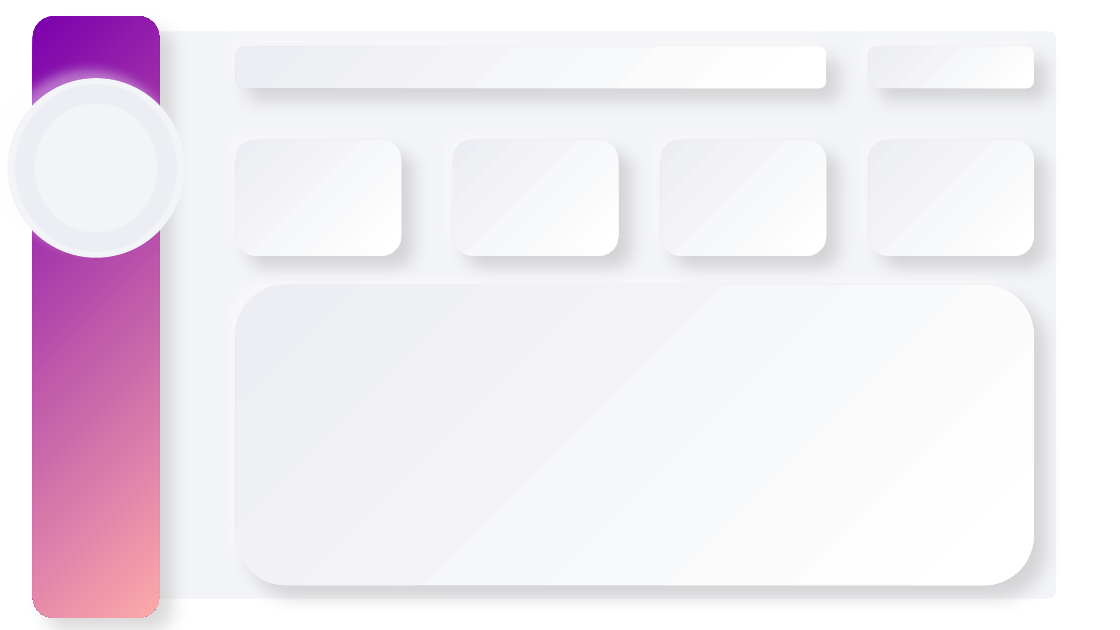
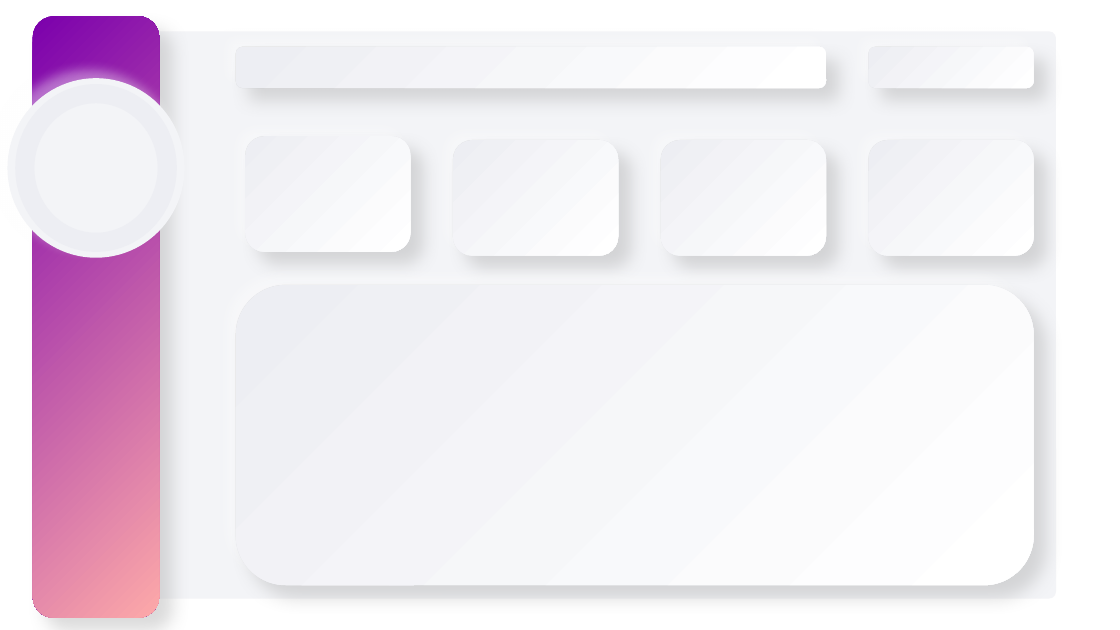
Before and after one commit to fdsantos94/alem-da-capa-analytics, a slide deck: slide 3 of src/Apresentação1.pptx. Drawn at 1120x630 pixels with LibreOffice and Linux fonts; fonts in the diff are those of the drawing. Boxes give left, top, right and bottom in pixels: in the first picture for what was removed or moved away, otherwise in the second. Text is boxed around its words. In the diff, an @@ line names an element or a change of style, - is before the commit and + after.

```diff
--- a/src/Apresentação1.pptx
+++ b/src/Apresentação1.pptx
@@ rounded rectangle: place and size @@
-rounded rectangle at box(236, 140, 402, 256)
+rounded rectangle at box(245, 136, 411, 252)
@@ rounded rectangle: place and size @@
-rounded rectangle at box(236, 140, 402, 256)
+rounded rectangle at box(245, 136, 411, 252)
```
Also in this commit, not shown: 1 other slide changed, 5 other files.
